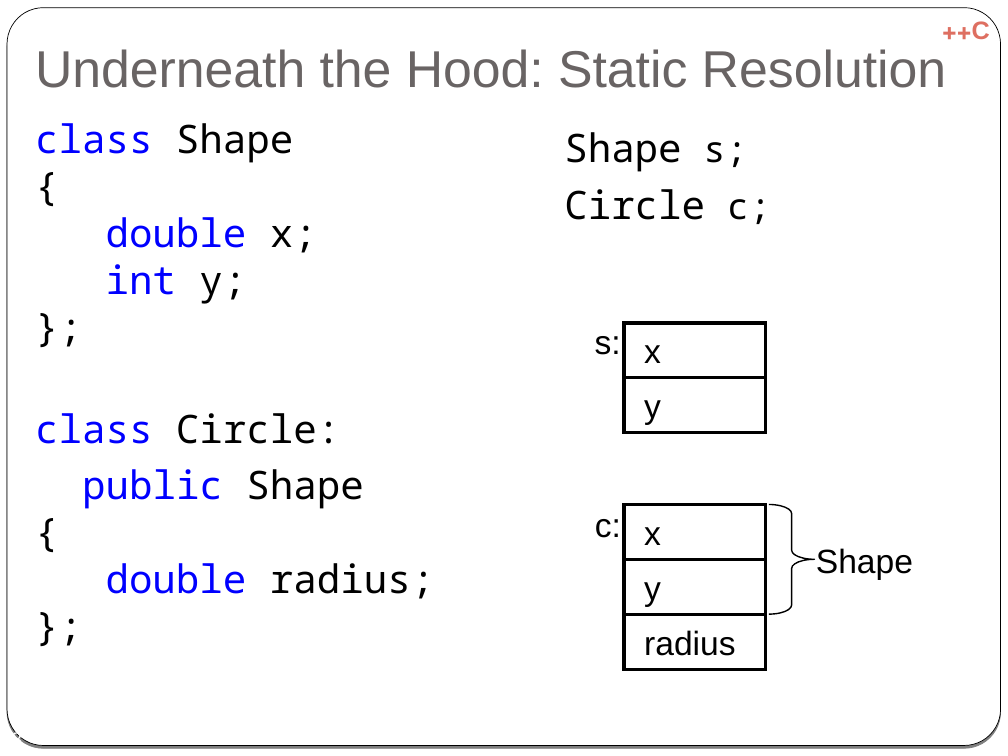
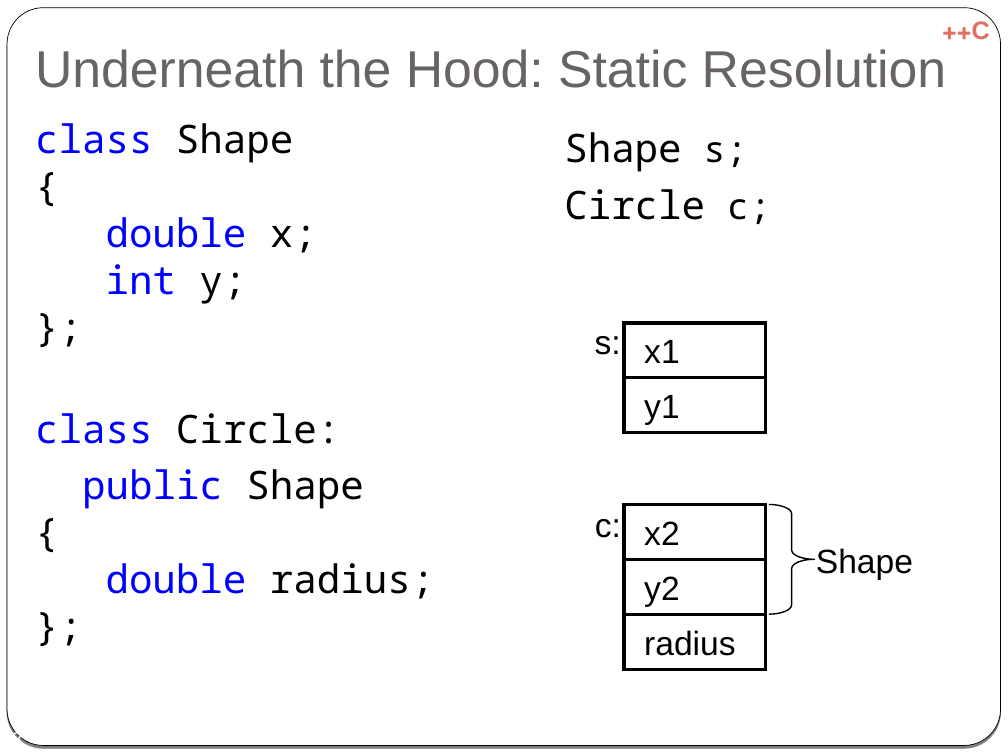
Before and after one commit to cpp-at-ariel/cpp-5781, a slide deck: slide 8 of 06-inheritance/slides-virtual.odp. Drawn at 1008x756 pixels with LibreOffice and Linux fonts; fonts in the diff are those of the drawing. Boxes give left, top, right and bottom in pixels: in the first picture for what was removed or moved away, otherwise in the second. Text is boxed around its words. In the diff, an @@ line names an element or a change of style, - is before the commit and + after.

```diff
--- a/06-inheritance/slides-virtual.odp
+++ b/06-inheritance/slides-virtual.odp
@@ text in rectangle at [644, 340, 679, 363]: text changed @@
-x
+x1
@@ text in rectangle at [644, 395, 679, 425]: text changed @@
-y
+y1
@@ text in rectangle at [644, 521, 679, 545]: text changed @@
-x
+x2
@@ text in rectangle at [644, 576, 679, 607]: text changed @@
-y
+y2
```
Also in this commit, not shown: 1 other slide changed, 1 other file.
